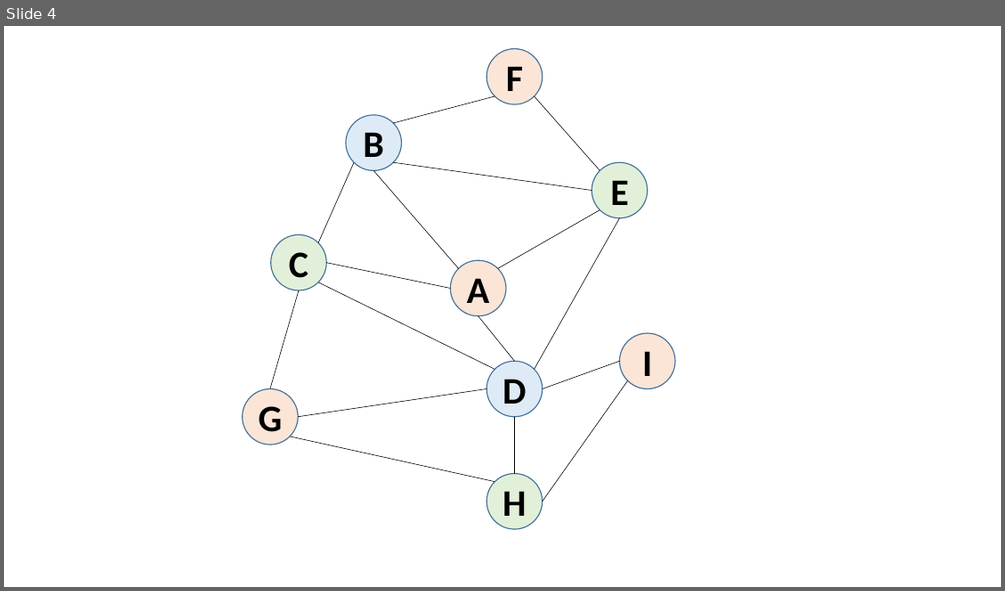
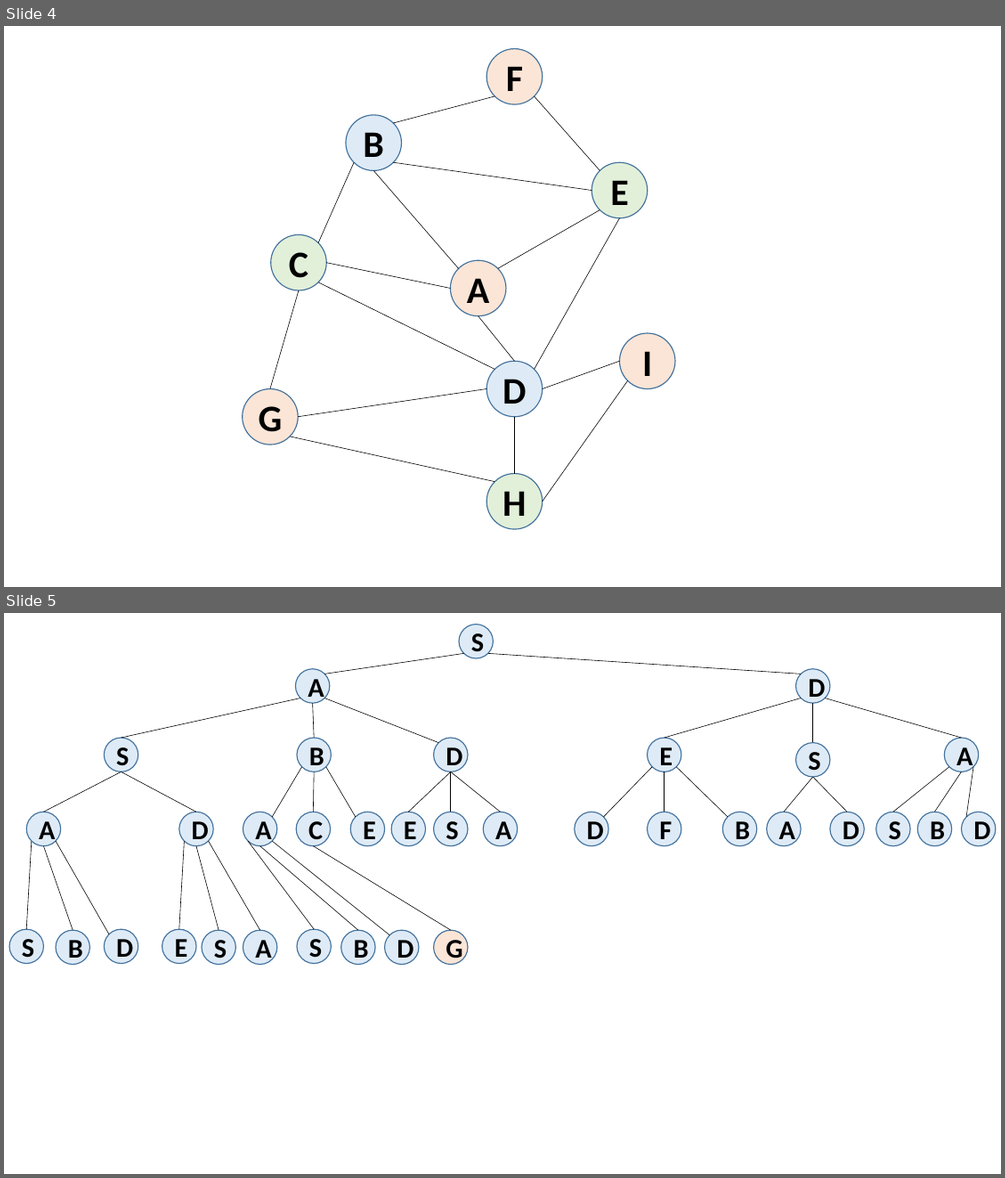
Before and after one commit to Frank-LSY/Foundations-of-AI, a slide deck: HW1/演示文稿1.pptx. Shown one above the other, each under a label of ours: slide 4 before the commit, slides 4 and 5 after it. The pictures are 1005x591 and 1005x1178 pixels, drawn with LibreOffice and Linux fonts; fonts in the diff are those of the drawing; background and template pictures are left out. Boxes give left, top, right and bottom in pixels: in the first picture for what was removed or moved away, otherwise in the second. Text is boxed around its words. In the diff, an @@ line names an element or a change of style, - is before the commit and + after.

```diff
--- a/HW1/演示文稿1.pptx
+++ b/HW1/演示文稿1.pptx
@@ slide 5 added at (4, 613, 1001, 1174), background picture (left out) @@
@@ group added at (9, 625, 995, 965): 35 ellipses, 34 lines @@
+S
+A
+E
+A
+A
+D
+E
+D
+A
+S
+D
+A
+S
+C
+B
+S
+E
+D
+F
+B
+A
+D
+D
+S
+B
+D
+S
+B
+D
+S
+B
+E
+A
+S
+G
```
Also in this commit, not shown: 1 other slide added, 12 other files.
